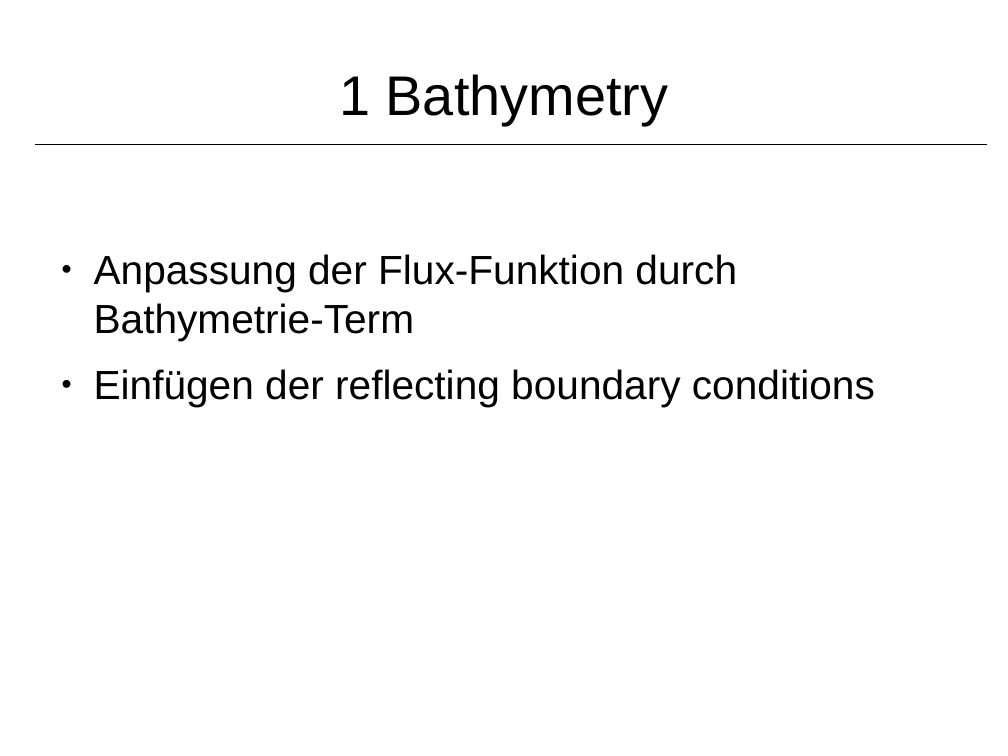
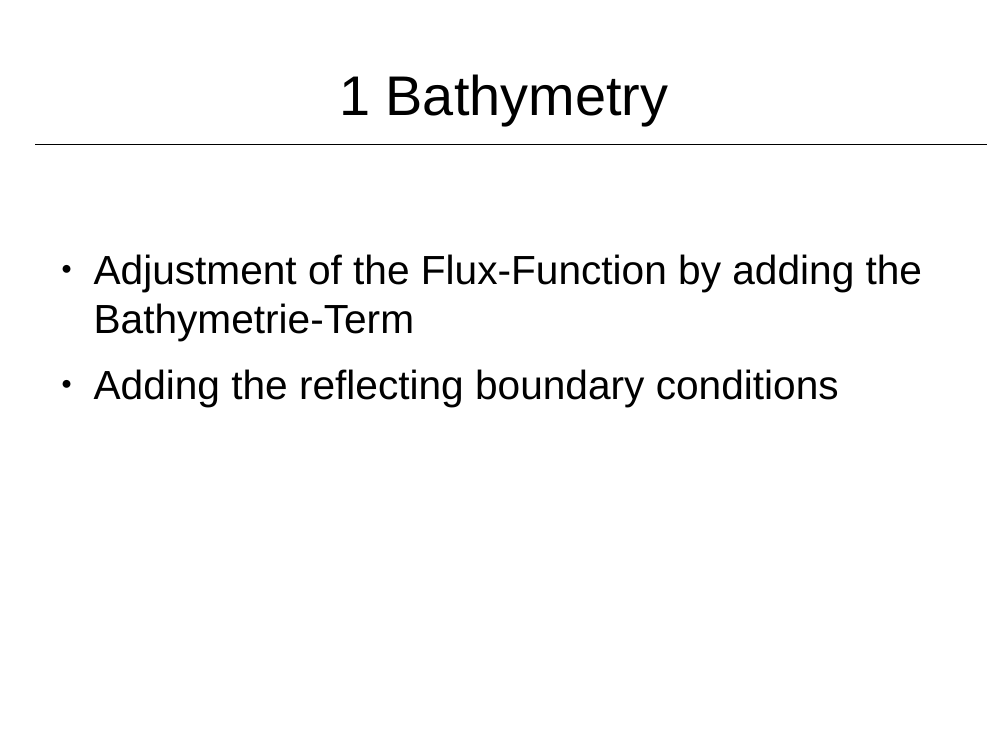
Before and after one commit to tsunamiSim/SWE, a slide deck: slide 2 of deliverables/presentation.odp. Drawn at 1008x756 pixels with LibreOffice and Linux fonts; fonts in the diff are those of the drawing. Boxes give left, top, right and bottom in pixels: in the first picture for what was removed or moved away, otherwise in the second. Text is boxed around its words. In the diff, an @@ line names an element or a change of style, - is before the commit and + after.

Commit message:
Translated some german text

```diff
--- a/deliverables/presentation.odp
+++ b/deliverables/presentation.odp
@@ text at (x1=94, y1=254, x2=922, y2=407): text changed @@
-● Anpassung der Flux-Funktion durch Bathymetrie-Term
-● Einfügen der reflecting boundary conditions
+● Adjustment of the Flux-Function by adding the Bathymetrie-Term
+● Adding the reflecting boundary conditions
```
